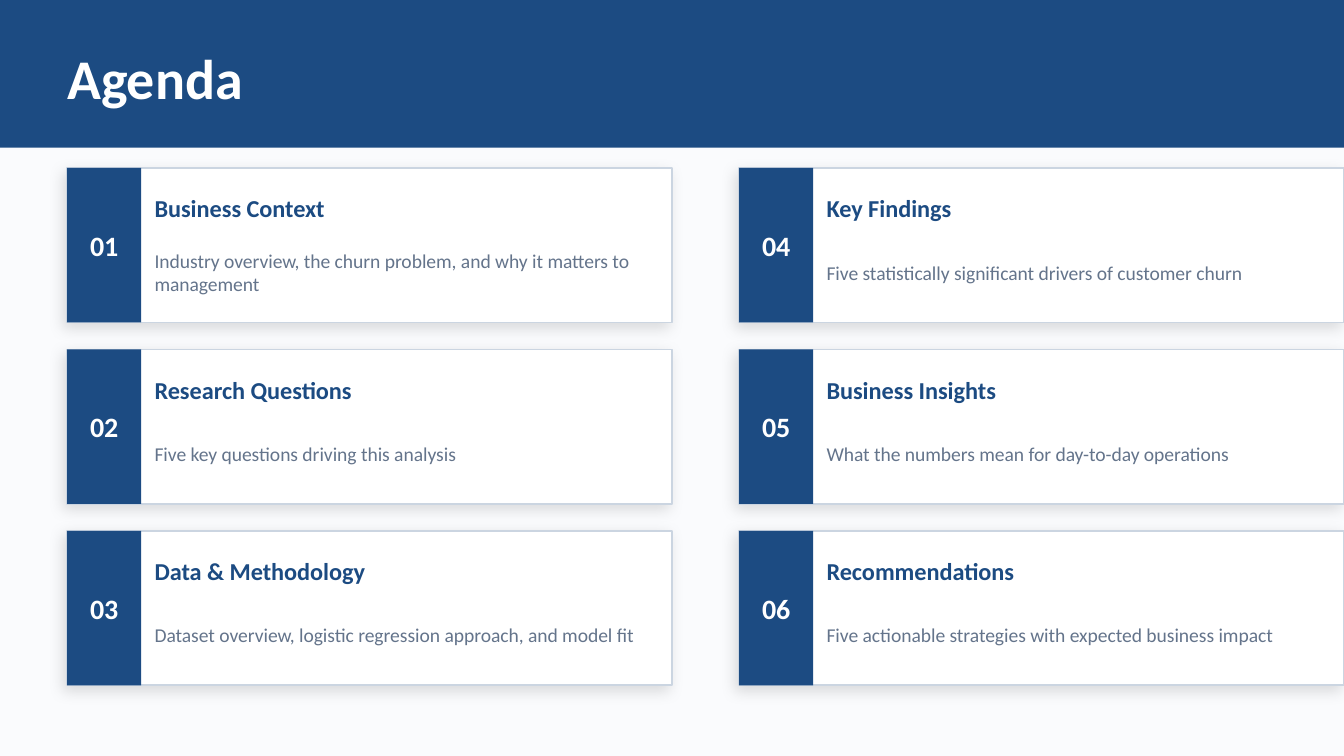
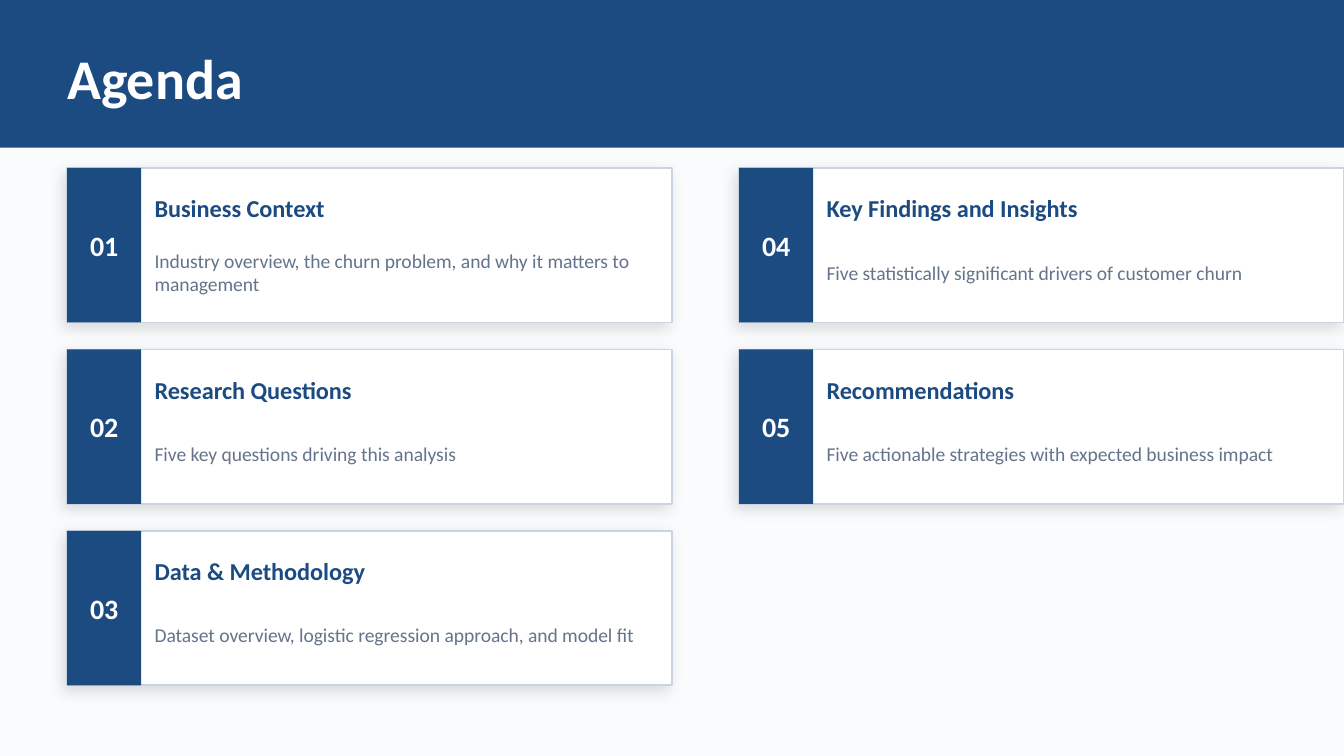
Before and after one commit to Snazz2001/churn_analysis, a slide deck: slide 2 of Churn_Analysis_Presentation-zheng 02-20.pptx. Drawn at 1344x756 pixels with LibreOffice and Linux fonts; fonts in the diff are those of the drawing. Boxes give left, top, right and bottom in pixels: in the first picture for what was removed or moved away, otherwise in the second. Text is boxed around its words. In the diff, an @@ line names an element or a change of style, - is before the commit and + after.

```diff
--- a/Churn_Analysis_Presentation-zheng 02-20.pptx
+++ b/Churn_Analysis_Presentation-zheng 02-20.pptx
@@ text at [827, 200, 1077, 221]: text changed @@
-Key Findings
+Key Findings and Insights
@@ text at [827, 382, 1015, 399]: text changed @@
-Business Insights
+Recommendations
@@ text at [827, 447, 1273, 465]: text changed @@
-What the numbers mean for day-to-day operations
+Five actionable strategies with expected business impact
@@ rectangle removed at [739, 531, 1344, 685] @@
@@ rectangle removed at [739, 531, 813, 685] @@
@@ text removed at [827, 563, 1015, 580] @@
-Recommendations
@@ text removed at [762, 600, 790, 619] @@
-06
@@ text removed at [827, 628, 1273, 646] @@
-Five actionable strategies with expected business impact
```
Also in this commit, not shown: 7 other slides changed, 1 slide added.
